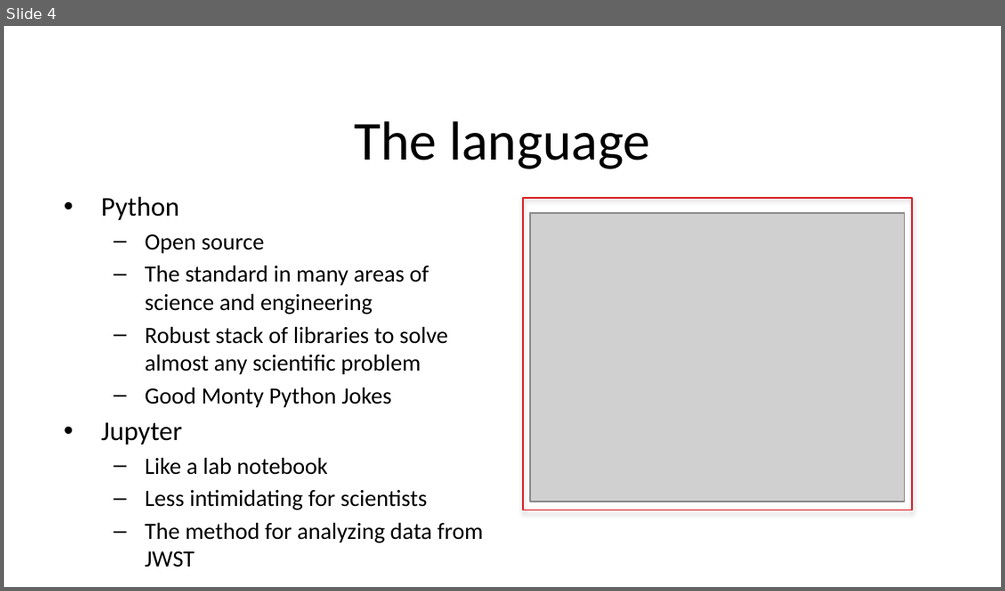
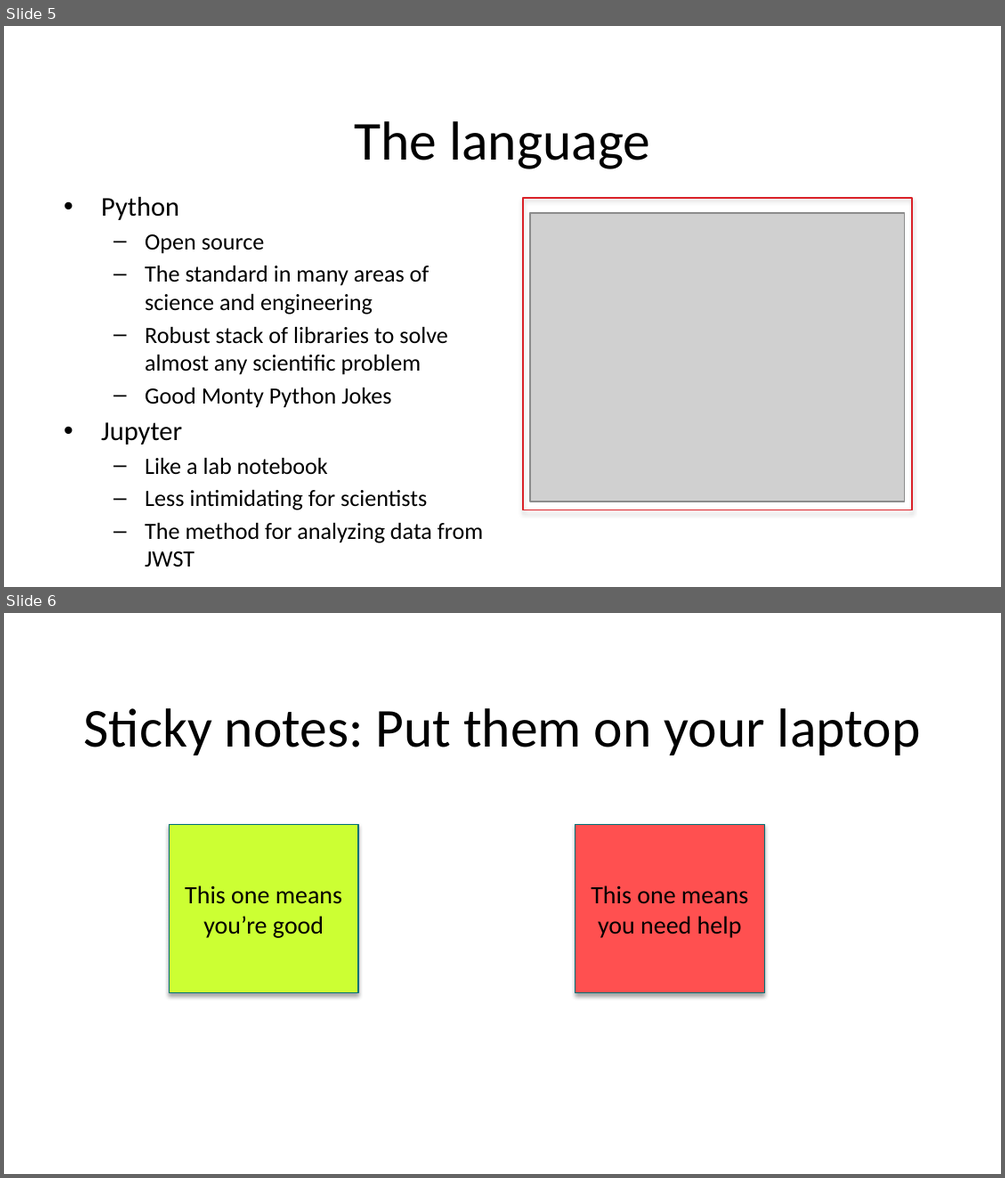
Before and after one commit to chemdrv/python-workshop, a slide deck: workshop slides.pptx. Shown one above the other, each under a label of ours: slide 4 before the commit, slides 5 and 6 after it. The pictures are 1005x591 and 1005x1178 pixels, drawn with LibreOffice and Linux fonts; fonts in the diff are those of the drawing; grey boxes stand for pictures; background and template pictures are left out. Boxes give left, top, right and bottom in pixels: in the first picture for what was removed or moved away, otherwise in the second. Text is boxed around its words. In the diff, an @@ line names an element or a change of style, - is before the commit and + after.

```diff
--- a/workshop slides.pptx
+++ b/workshop slides.pptx
@@ slide 6 added at box(4, 613, 1001, 1174), background #FFFFFF @@
@@ title added at box(84, 708, 921, 755), 39.6 pt, text #000000 @@
+Sticky notes: Put them on your laptop
@@ rectangle added at box(170, 824, 359, 994), fill #CCFF33, outline #007176 0.75 pt, 18 pt, text #030000 @@
+This one means you’re good
@@ rectangle added at box(575, 824, 765, 994), fill #FF5050, outline #007176 0.75 pt, 18 pt, text #030000 @@
+This one means you need help
@@ what was slide 4 is now slide 5 @@
```
Also in this commit, not shown: 1 slide changed, 2 other slides added, 1 slide removed.
